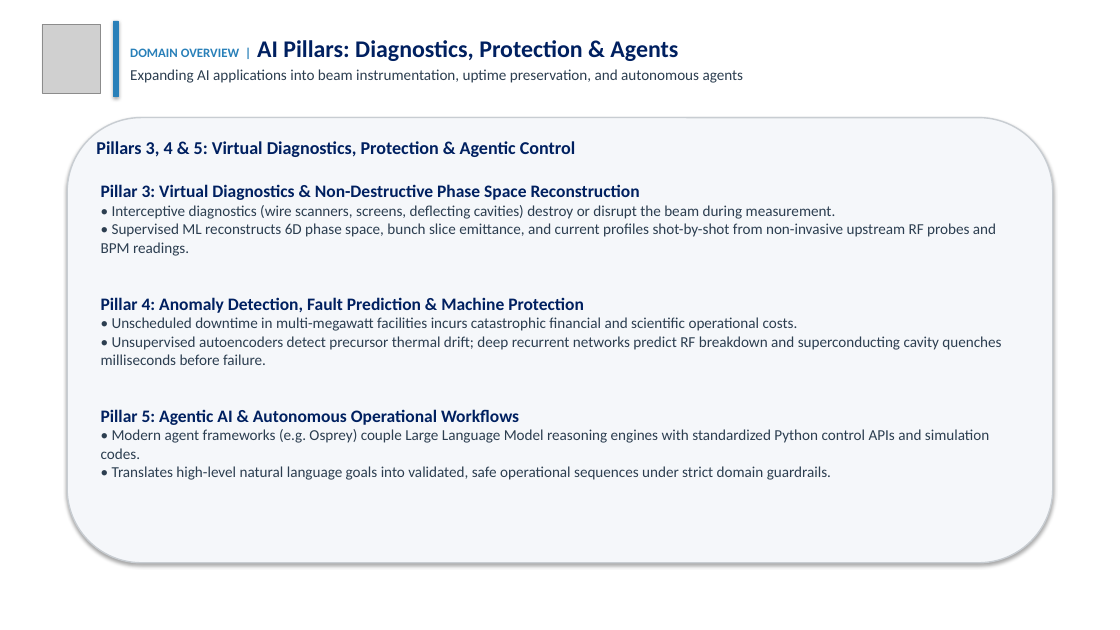
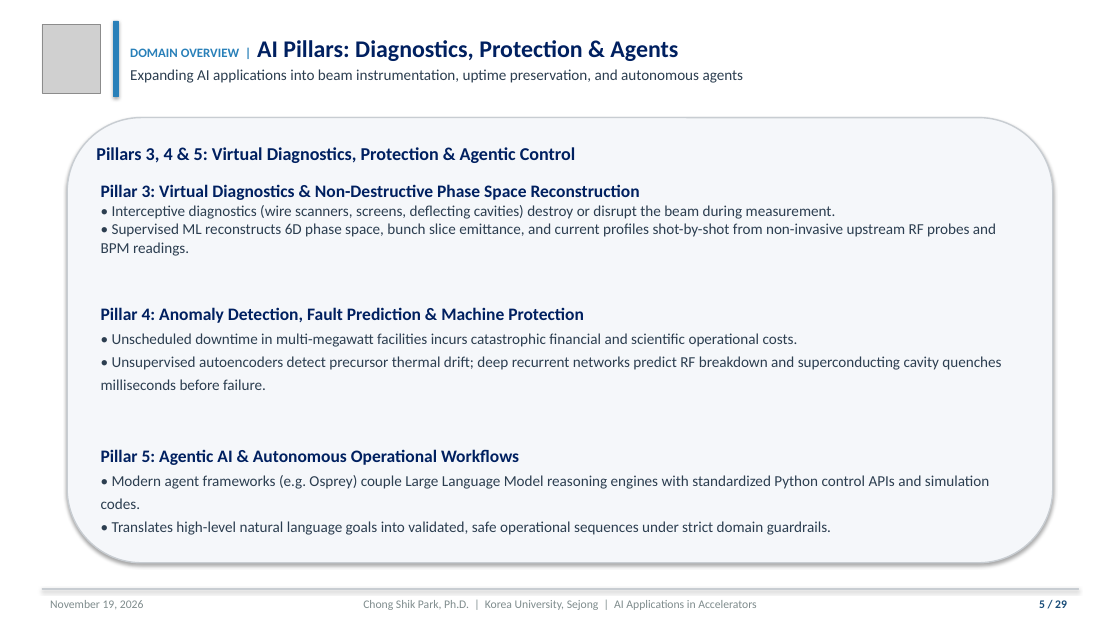
Before and after one commit to cspark7701/ai4acc-mini-hackathon, a slide deck: slide 5 of presentations/Lecture_1_AI_ML_Foundations_and_Control.pptx. Drawn at 1120x630 pixels with LibreOffice and Linux fonts; fonts in the diff are those of the drawing; grey boxes stand for pictures. Boxes give left, top, right and bottom in pixels: in the first picture for what was removed or moved away, otherwise in the second. Text is boxed around its words. In the diff, an @@ line names an element or a change of style, - is before the commit and + after.

```diff
--- a/presentations/Lecture_1_AI_ML_Foundations_and_Control.pptx
+++ b/presentations/Lecture_1_AI_ML_Foundations_and_Control.pptx
@@ text "Pillars 3, 4 & 5: ..." at [96, 147, 575, 163]: line spacing 1 to 1.27 @@
@@ text "Pillar 3: Virtual Diagnostics & ..." at [101, 184, 1001, 535]: line spacing 1 to 1.27 @@
@@ rectangle added at [42, 588, 1078, 590], fill #C8CDD2, outline #C8CDD2 0.75 pt @@
@@ text added at [50, 600, 144, 609], 10 pt, text #7F8C8D @@
+November 19, 2026
@@ text added at [363, 600, 756, 610], 10 pt, text #7F8C8D @@
+Chong Shik Park, Ph.D. | Korea University, Sejong | AI Applications in Accelerators
@@ text added at [1039, 600, 1067, 608], 10 pt, text #184C78, bold @@
+5 / 29
```
Also in this commit, not shown: 27 other slides changed, 1 slide added, 10 other files.
